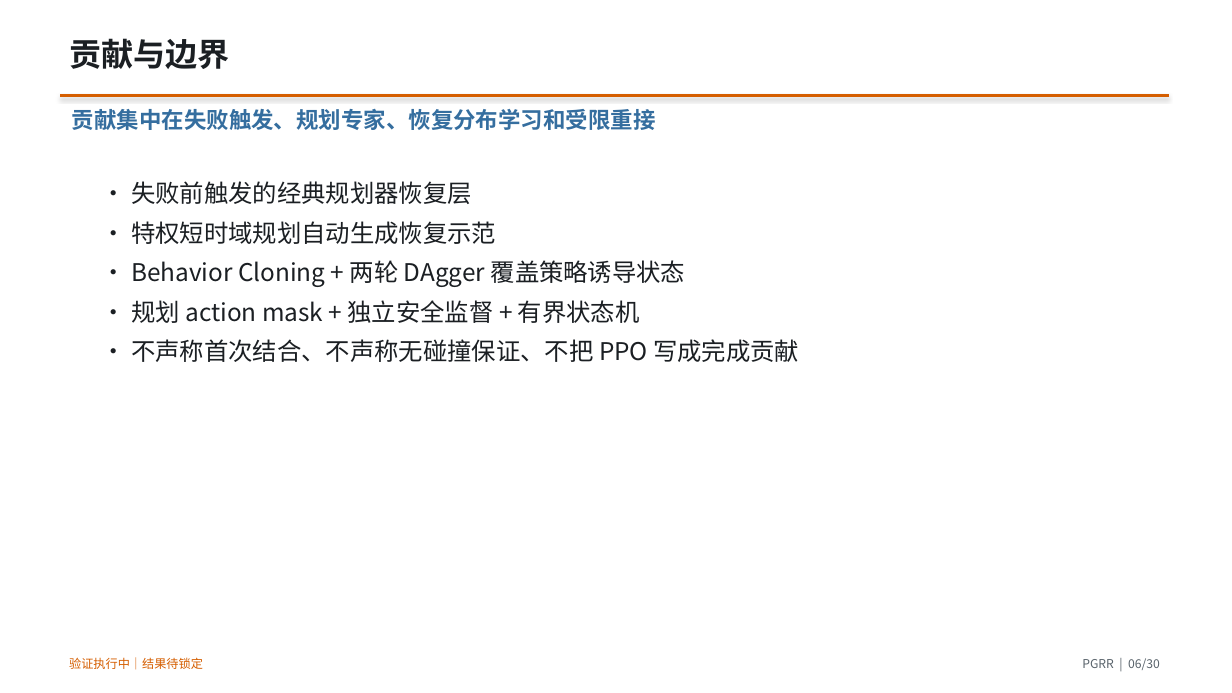
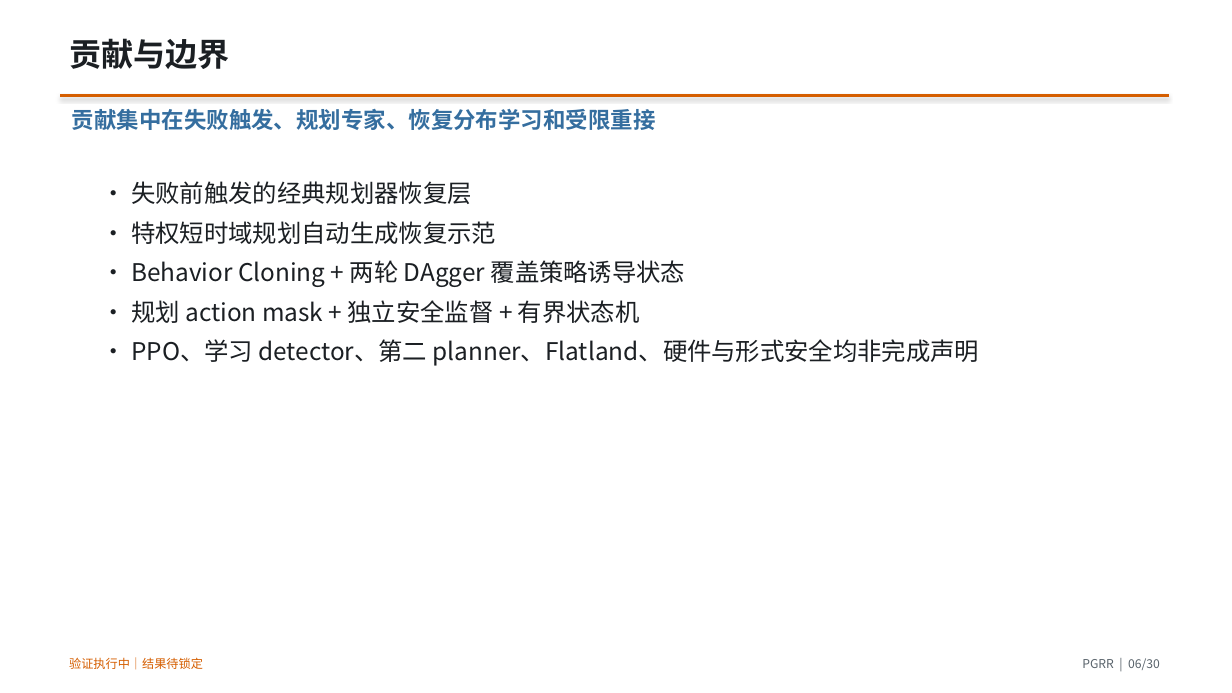
Before and after one commit to CC-robotics/PGRR, a slide deck: slide 6 of presentation/PGRR_report_zh.pptx. Drawn at 1232x693 pixels with LibreOffice and Linux fonts; fonts in the diff are those of the drawing. Boxes give left, top, right and bottom in pixels: in the first picture for what was removed or moved away, otherwise in the second. Text is boxed around its words. In the diff, an @@ line names an element or a change of style, - is before the commit and + after.

```diff
--- a/presentation/PGRR_report_zh.pptx
+++ b/presentation/PGRR_report_zh.pptx
@@ text at <box>131,339,980,366</box>: text changed @@
-• 不声称首次结合、不声称无碰撞保证、不把 PPO 写成完成贡献
+• PPO、学习 detector、第二 planner、Flatland、硬件与形式安全均非完成声明
```
Also in this commit, not shown: 5 other slides changed, 17 other files.
